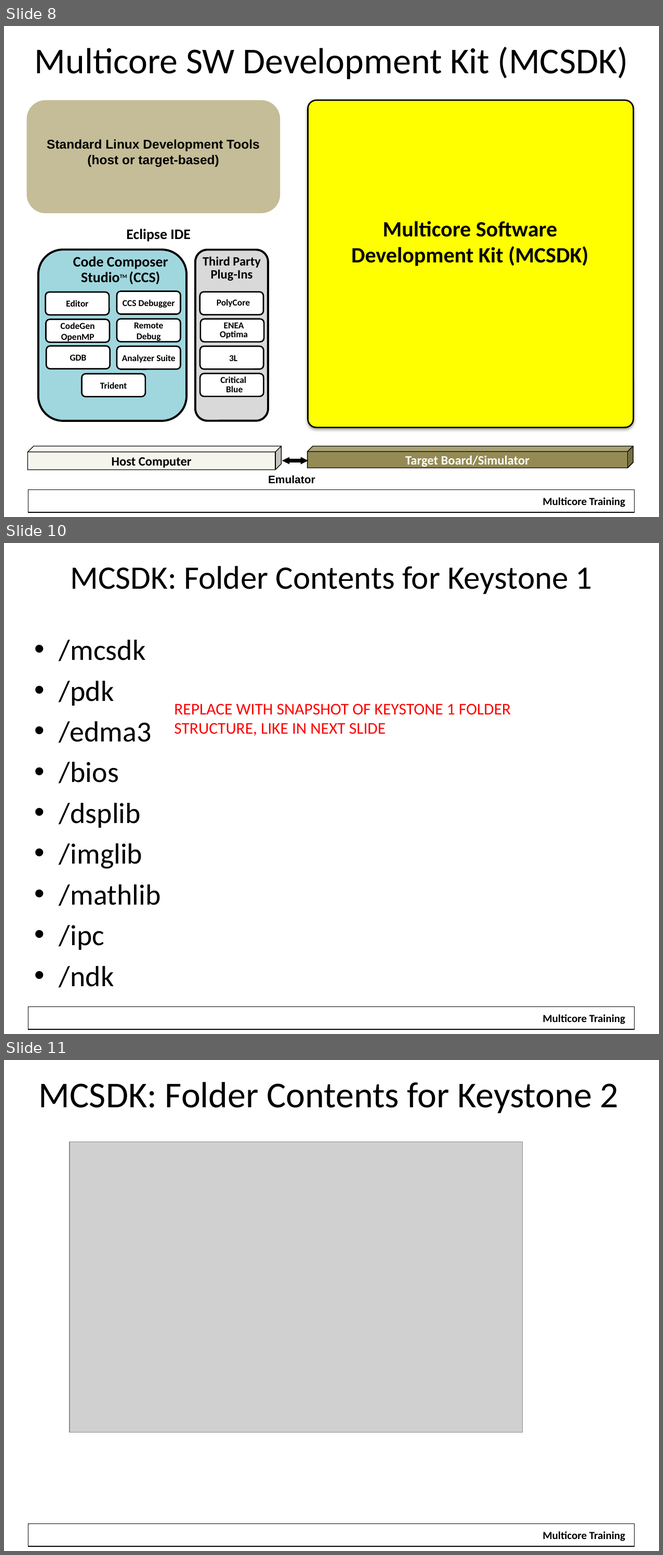
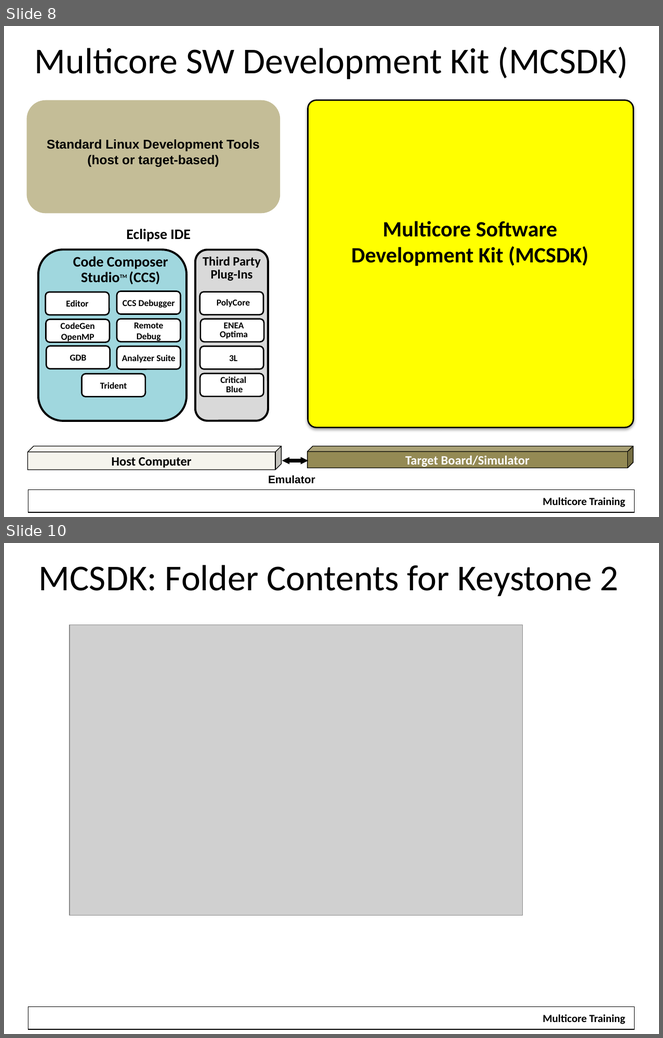
Before and after one commit to hari1989/keystone-workshop, a slide deck: preliminary/Working/presentations/KS1-2 SW Overview.pptx. Shown one above the other, each under a label of ours: slides 8, 10 and 11 before the commit, slides 8 and 10 after it; the slides between them are not shown. The pictures are 663x1555 and 663x1038 pixels, drawn with LibreOffice and Linux fonts; fonts in the diff are those of the drawing; grey boxes stand for pictures; background and template pictures are left out. Boxes give left, top, right and bottom in pixels: in the first picture for what was removed or moved away, otherwise in the second. Text is boxed around its words. In the diff, an @@ line names an element or a change of style, - is before the commit and + after.

```diff
--- a/preliminary/Working/presentations/KS1-2 SW Overview.pptx
+++ b/preliminary/Working/presentations/KS1-2 SW Overview.pptx
@@ slide 10 removed at [4,543,659,1034], background #FFFFFF; not listed: 2 template elements that a slide beside it also shows @@
@@ title removed at [70,566,593,594] @@
-MCSDK: Folder Contents for Keystone 1
@@ text removed at [59,640,161,988] @@
-• /mcsdk
-• /pdk
-• /edma3
-• /bios
-• /dsplib
-• /imglib
-• /mathlib
-• /ipc
-• /ndk
@@ text removed at [174,704,511,736] @@
-REPLACE WITH SNAPSHOT OF KEYSTONE 1 FOLDER STRUCTURE, LIKE IN NEXT SLIDE
@@ what was slide 11 is now slide 10 @@
```
Also in this commit, not shown: 6 slides changed.
